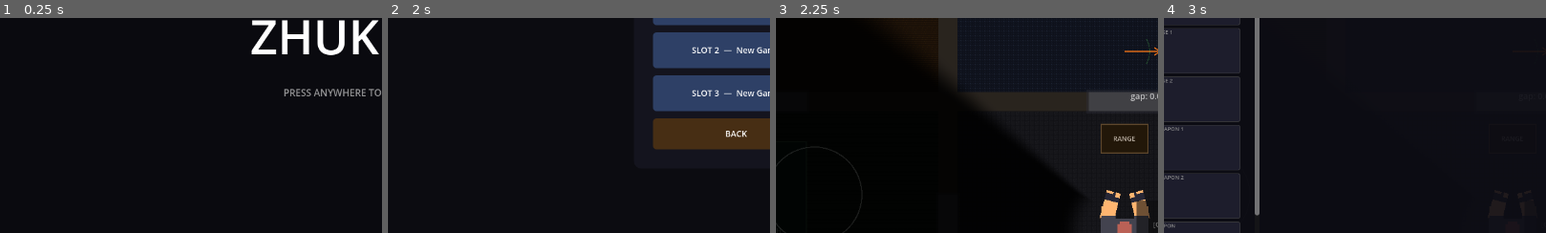
Above: before the commit, frames 1-4 (left to right).
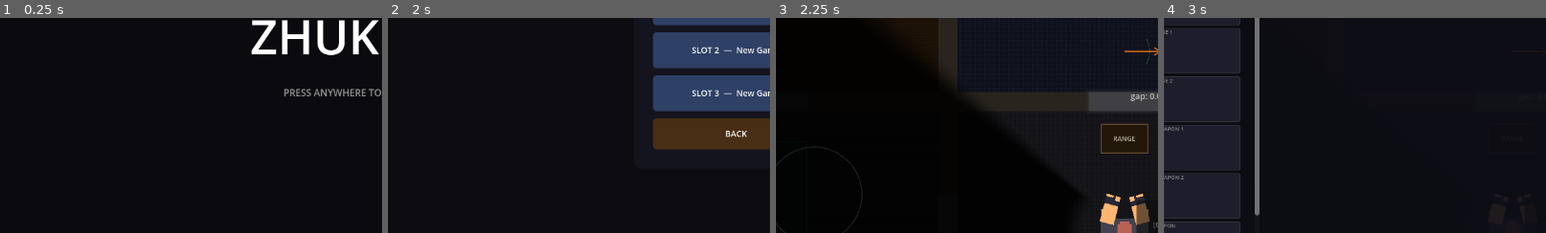
Above: after the commit, the same moments.

Repository: jklrjklr/zhukov
Game: Godot game, scene res://title.tscn
The game is run twice, just before and just after one commit, with the same random seed, the same clock (stepped at 60 frames per second) and the same inputs.
Inputs (mouse positions are % of the whole screen's width and height, from its top left):
- Up to frame 1 (0.25 s): no input
- Up to frame 2 (2 s): tap Enter at 0.5 s; move the mouse to (72, 45) at 0.52 s; click (72, 45) at 0.67 s; click "START" at 1.25 s
- Up to frame 3 (2.25 s): click "SLOT 1 — New Game" at 2 s
- Up to frame 4 (3 s): click "BAG" at 2.75 s
The pictures show only the part of the screen within x 4-54%, y 42-92%; the shares and areas given below are measured in that part.

Frames 1-2 are identical in both runs. In frame 3, 0.7% of the frame differs, in the area x 84-98%, y 80-97%; in frame 4, less than 0.1%.

Commit message:
Add equidistant arm anchors and hand nodes to player rig
Inscribed-circle anchor spacing (radius=12px on 24px-wide sprites):
- Arm sprite offset (0,12) places pivot at inscribed circle center
- ElbowL/R at y=24 (48 - 2*12), HandL/R at y=24 below each elbow
- ARM_ELBOW_Y and new ARM_HAND_Y constants synced to tscn positions
- Added _hand_l/_hand_r onready refs; hand positions updated each frame

https://claude.ai/code/session_012v9MvoDXPfKFaXjuVB4qrQ

Diff:
--- a/player/Player.gd
+++ b/player/Player.gd
@@ -23,6 +23,8 @@
 @onready var _elbow_r:     Node2D   = $Sprite2D/ShoulderR/ElbowR
 @onready var _upper_arm_l: Sprite2D = $Sprite2D/ShoulderL/UpperArmL
 @onready var _upper_arm_r: Sprite2D = $Sprite2D/ShoulderR/UpperArmR
+@onready var _hand_l:      Node2D   = $Sprite2D/ShoulderL/ElbowL/HandL
+@onready var _hand_r:      Node2D   = $Sprite2D/ShoulderR/ElbowR/HandR
 
 # Public facing angle — head direction, used by AdsOverlay and WeaponSystem
 var facing_angle: float:
@@ -54,7 +56,8 @@
 const ARM_SWING_AMP:  float = 0.22
 const ARM_BASE_LEN:   float = 1.0
 const ARM_LEN_VARY:   float = 0.06
-const ARM_ELBOW_Y:    float = 30.0    # must match ElbowL/R position.y in Player.tscn
+const ARM_ELBOW_Y:    float = 24.0    # must match ElbowL/R position.y in Player.tscn
+const ARM_HAND_Y:     float = 24.0    # must match HandL/R position.y in Player.tscn
 const ELBOW_BEND:     float = 0.25
 const SHOULDER_L_POS: Vector2 = Vector2(-27.0,  0.0)  # must match ShoulderL position in Player.tscn
 const SHOULDER_R_POS: Vector2 = Vector2( 28.0,  0.0)  # must match ShoulderR position in Player.tscn
@@ -201,6 +204,8 @@
 	_upper_arm_r.scale = Vector2(-1.0, len_r)
 	_elbow_l.position  = Vector2(0.0, ARM_ELBOW_Y * len_l)
 	_elbow_r.position  = Vector2(0.0, ARM_ELBOW_Y * len_r)
+	_hand_l.position   = Vector2(0.0, ARM_HAND_Y)
+	_hand_r.position   = Vector2(0.0, ARM_HAND_Y)
 
 	# Subtle elbow flex during swing
 	_elbow_l.rotation =  ELBOW_BEND + sin(_walk_phase + PI) * 0.08 * t
--- a/player/Player.tscn
+++ b/player/Player.tscn
@@ -50,47 +50,49 @@
 position = Vector2(-27, 0)
 rotation = 3.1415927
 
+[node name="UpperArmL" type="Sprite2D" parent="Sprite2D/ShoulderL"]
+texture_filter = 1
+offset = Vector2(0, 12)
+flip_v = true
+texture = ExtResource("13")
+
 [node name="ElbowL" type="Node2D" parent="Sprite2D/ShoulderL"]
-position = Vector2(0, 30)
+position = Vector2(0, 24)
 
 [node name="LowerArmL" type="Sprite2D" parent="Sprite2D/ShoulderL/ElbowL"]
 texture_filter = 1
-position = Vector2(0, -12)
-texture = ExtResource("14")
-offset = Vector2(0, 24)
+offset = Vector2(0, 12)
 flip_h = true
 flip_v = true
+texture = ExtResource("14")
 
-[node name="UpperArmL" type="Sprite2D" parent="Sprite2D/ShoulderL"]
-texture_filter = 1
-position = Vector2(0, -7)
-texture = ExtResource("13")
-offset = Vector2(0, 24)
-flip_v = true
+[node name="HandL" type="Node2D" parent="Sprite2D/ShoulderL/ElbowL"]
+position = Vector2(0, 24)
 
 [node name="ShoulderR" type="Node2D" parent="Sprite2D"]
 position = Vector2(28, 0)
 rotation = 3.1415927
 
+[node name="UpperArmR" type="Sprite2D" parent="Sprite2D/ShoulderR"]
+texture_filter = 1
+offset = Vector2(0, 12)
+scale = Vector2(-1, 1)
+flip_v = true
+texture = ExtResource("13")
+
 [node name="ElbowR" type="Node2D" parent="Sprite2D/ShoulderR"]
-position = Vector2(0, 30)
+position = Vector2(0, 24)
 
 [node name="LowerArmR" type="Sprite2D" parent="Sprite2D/ShoulderR/ElbowR"]
 texture_filter = 1
-position = Vector2(0, -12)
+offset = Vector2(0, 12)
 scale = Vector2(-1, 1)
-texture = ExtResource("14")
-offset = Vector2(0, 24)
 flip_h = true
 flip_v = true
+texture = ExtResource("14")
 
-[node name="UpperArmR" type="Sprite2D" parent="Sprite2D/ShoulderR"]
-texture_filter = 1
-position = Vector2(0, -7)
-scale = Vector2(-1, 1)
-texture = ExtResource("13")
-offset = Vector2(0, 24)
-flip_v = true
+[node name="HandR" type="Node2D" parent="Sprite2D/ShoulderR/ElbowR"]
+position = Vector2(0, 24)
 
 [node name="Head" type="Sprite2D" parent="Sprite2D"]
 texture_filter = 1
